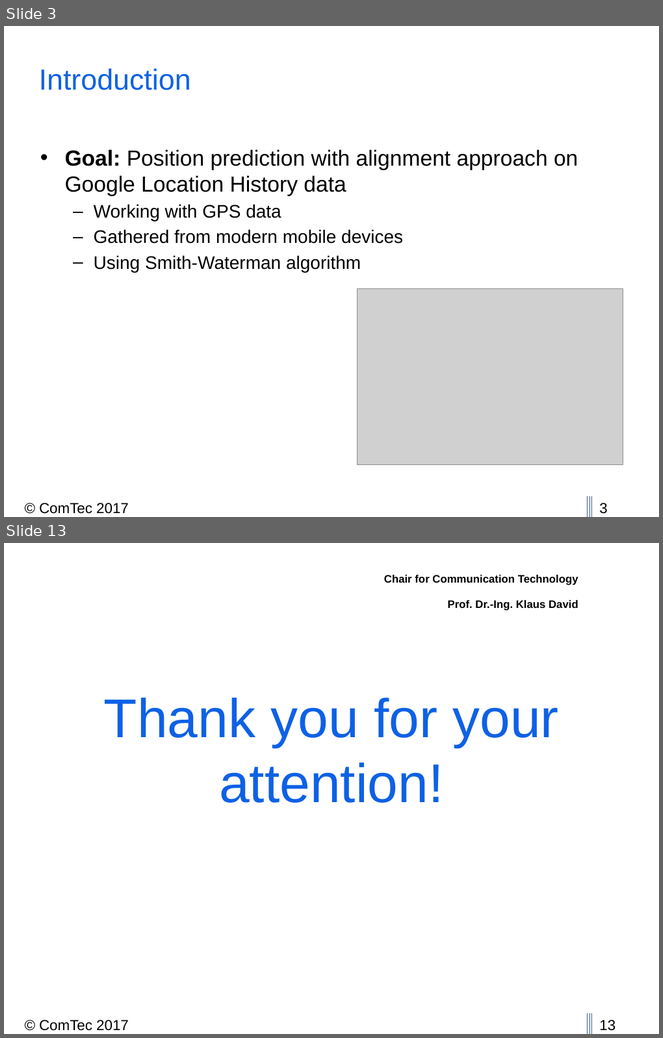
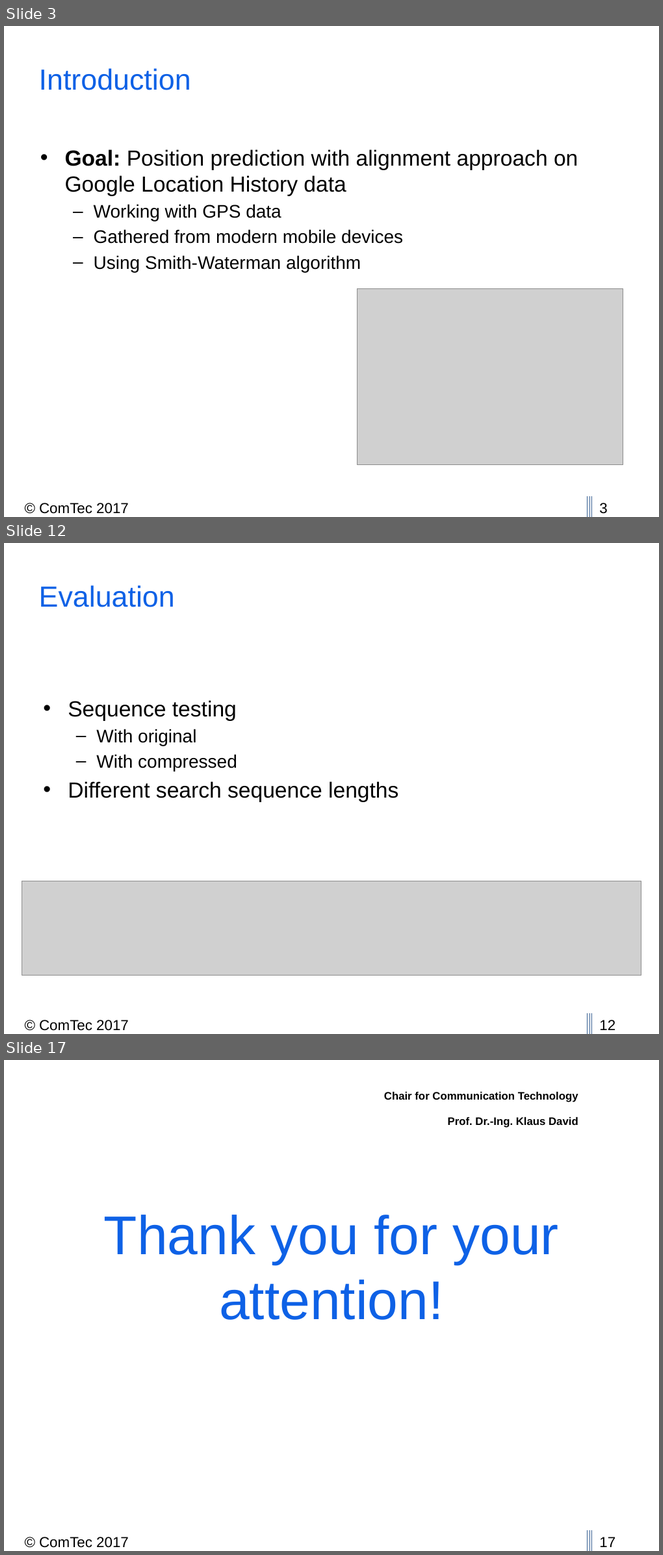
Before and after one commit to thedrayman/ct2-alignment, a slide deck: Presentation/CT2_2017_Alignment.pptx. Shown one above the other, each under a label of ours: slides 3 and 13 before the commit, slides 3, 12 and 17 after it; the slides between them are not shown. The pictures are 663x1038 and 663x1555 pixels, drawn with LibreOffice and Linux fonts; fonts in the diff are those of the drawing; grey boxes stand for pictures; background and template pictures are left out. Boxes give left, top, right and bottom in pixels: in the first picture for what was removed or moved away, otherwise in the second. Text is boxed around its words. In the diff, an @@ line names an element or a change of style, - is before the commit and + after.

Commit message:
added more to presentation and added sw baba image for paper (not in text)

```diff
--- a/Presentation/CT2_2017_Alignment.pptx
+++ b/Presentation/CT2_2017_Alignment.pptx
@@ slide 12 added at (4,543,659,1034), background #FFFFFF; not listed: 5 template elements that a slide beside it also shows @@
@@ title added at (39,585,175,607), 32 pt, text #0E61E6 @@
+Evaluation
@@ text added at (68,700,399,802), 24 pt, text #000000 @@
+• Sequence testing
+  – With original
+  – With compressed
+• Different search sequence lengths
@@ picture added at (22,882,641,976) @@
@@ what was slide 13 is now slide 17 @@
@@ page number at (599,1537,616,1548): text changed @@
-13
+17
```
Also in this commit, not shown: 7 slides changed, 7 other slides added, 3 slides removed, 4 other files.
